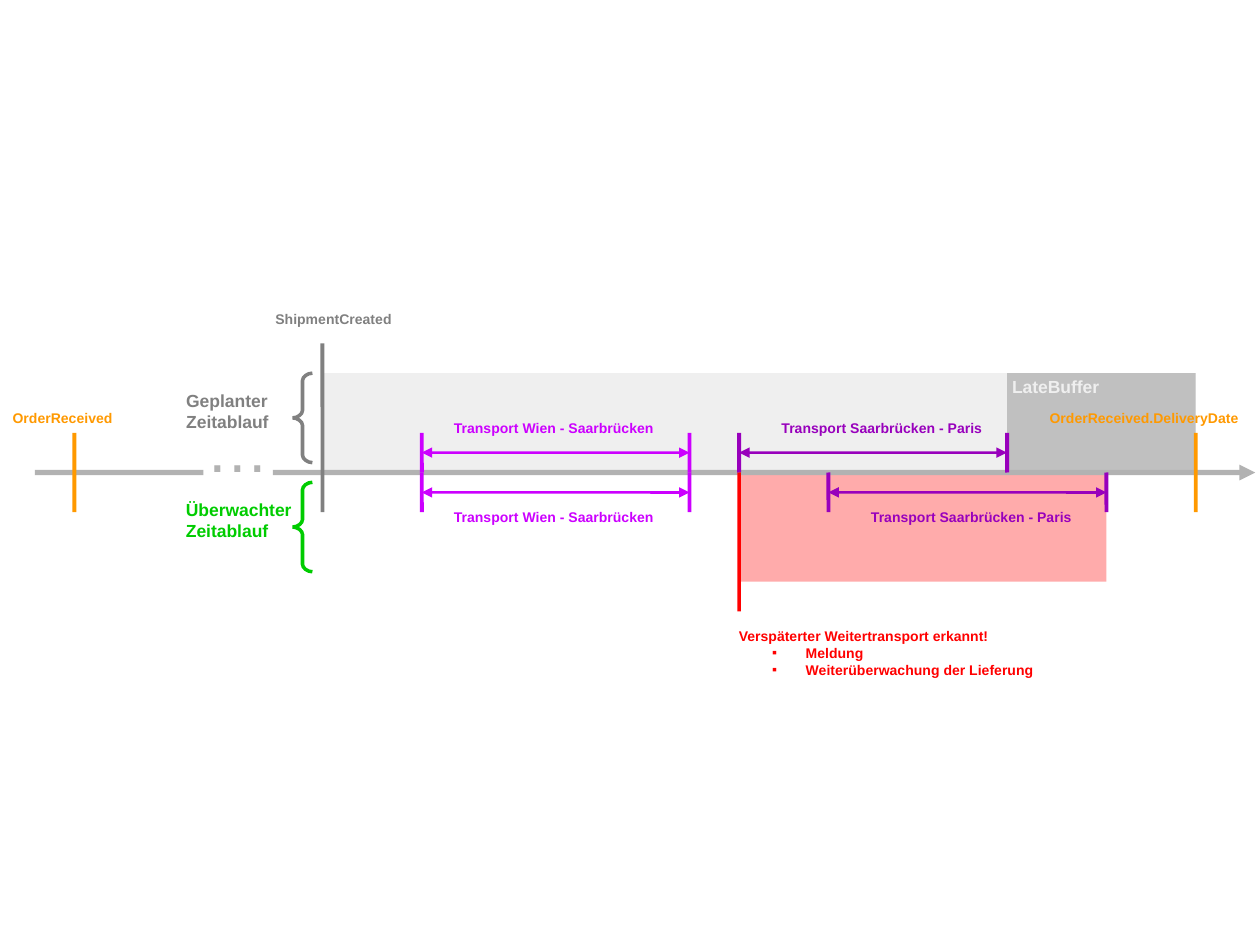
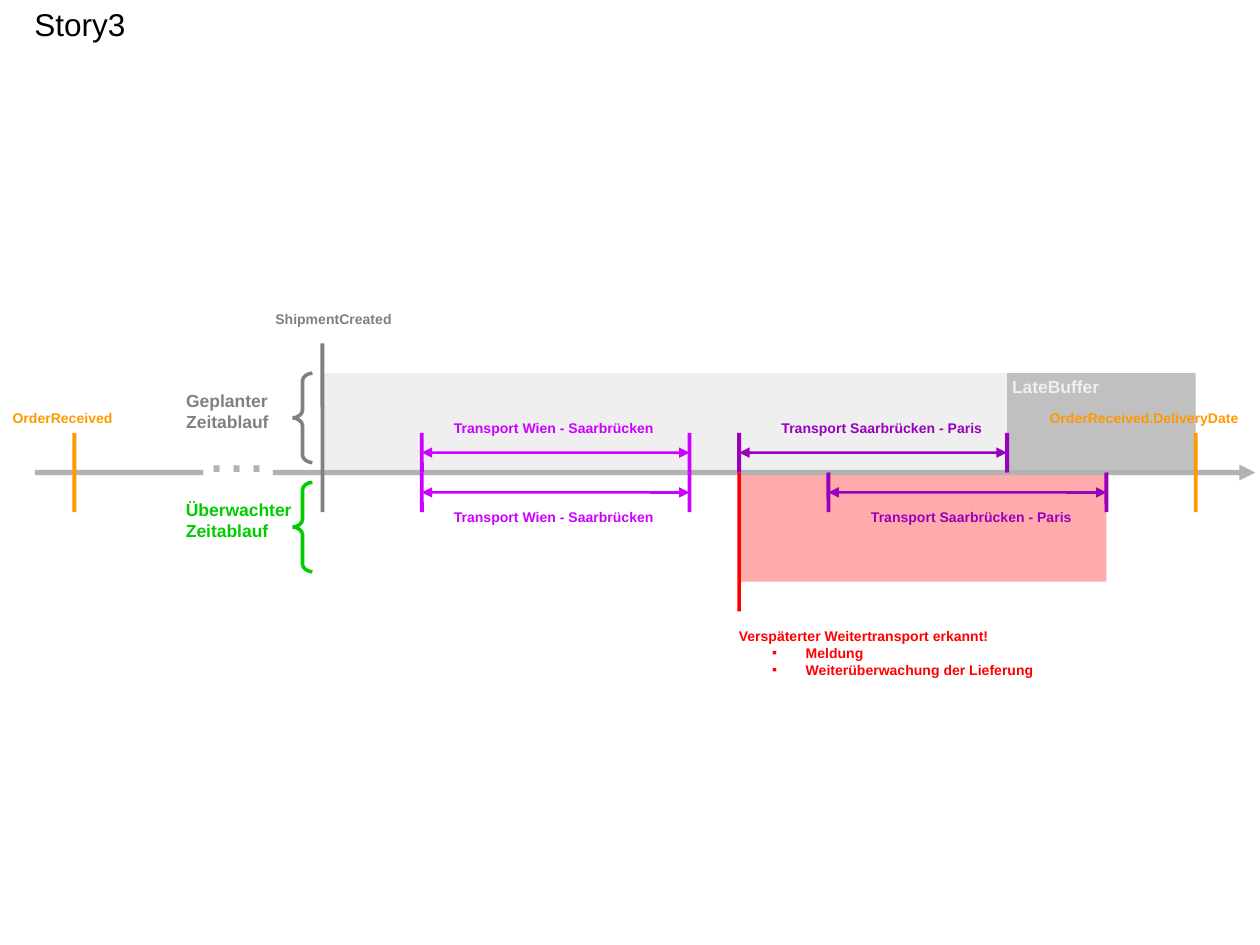
Before and after one commit to BackupTheBerlios/springbreak, a slide deck: slide 3 of sena/SimulatorStuff/was_passiert_in_story3.ppt (slide 1 before the commit). Drawn at 1260x945 pixels with LibreOffice and Linux fonts; fonts in the diff are those of the drawing. Boxes give left, top, right and bottom in pixels: in the first picture for what was removed or moved away, otherwise in the second. Text is boxed around its words. In the diff, an @@ line names an element or a change of style, - is before the commit and + after.

Commit message:
Story2 in DokumentVorlage gebracht Bild zur Story gezeichnet

```diff
--- a/sena/SimulatorStuff/was_passiert_in_story3.ppt
+++ b/sena/SimulatorStuff/was_passiert_in_story3.ppt
@@ text added at <box>34,14,125,42</box>, 18 pt, text #000000 @@
+Story3
```
Also in this commit, not shown: 1 other slide changed, 1 slide added, 1 other file.
